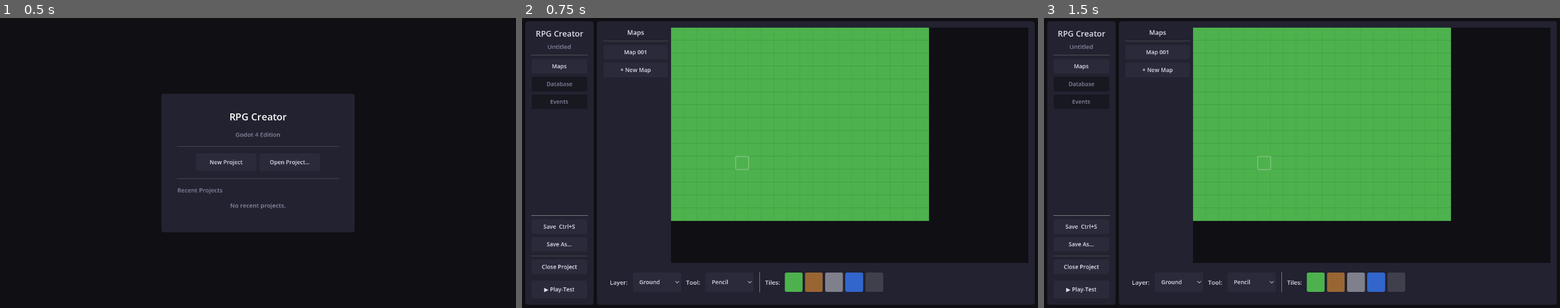
Above: before the commit, frames 1-3 (left to right).
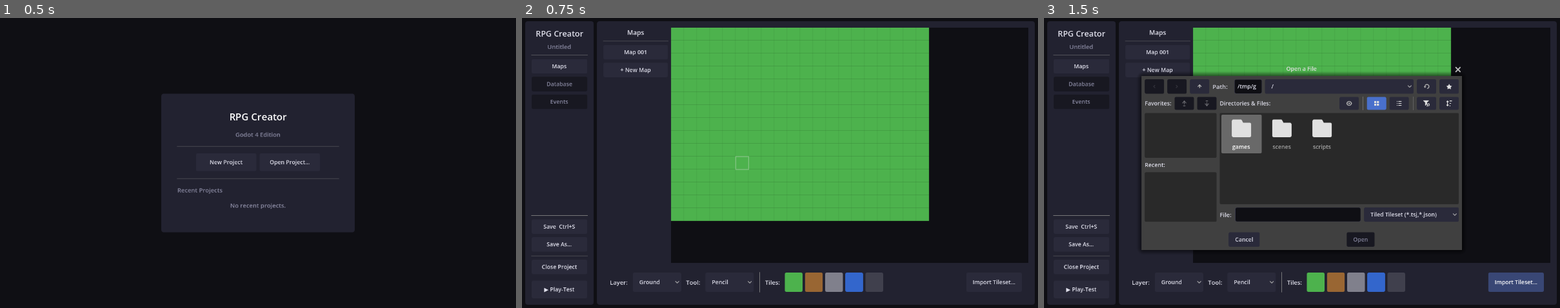
Above: after the commit, the same moments.

Repository: ShemJM/rpg-creator
Game: Godot game, scene res://scenes/StartScreen.tscn
Two runs of this game, one before a commit and one after it. Both use one fixed random seed, a clock stepped at 60 frames per second and the inputs below.
Inputs (mouse positions are in pixels of both pictures, inside the frame that each line leads up to):
- Up to frame 1 (0.5 s): no input
- Up to frame 2 (0.75 s): click "New Project" at 0.5 s
- Up to frame 3 (1.5 s): click (1513, 281) at 1.25 s, where only the run after the commit has a clickable "Import Tileset..."

Frame 1 is identical in both runs. In frame 2, less than 0.1% of the frame differs, in the area x 87-96%, y 90-93%; in frame 3, 35%, in the area x 18-97%, y 16-95%.

Commit message:
Add Tiled tileset import (Phase 2)
Imports a Tiled .tsj/.json tileset file to replace the stub colour tiles.
Tiles render as texture regions in both the editor canvas and the runtime;
colour blocks remain as a fallback when no texture is present.

- TileDef: add source_path and region fields
- ProjectState: texture cache, import_tiled_tileset(), tileset serialised in project JSON
- MapCanvas: _draw_tile() helper uses draw_texture_rect_region when texture available
- RuntimePlayer: _place_tile() uses Sprite2D for textured tiles
- MapEditor: palette rebuilds with AtlasTexture thumbnails; "Import Tileset..." button opens FileDialog

https://claude.ai/code/session_01Vp514XuYE2HsnY2auLynqF

Diff:
--- a/scenes/editor/MapEditor.tscn
+++ b/scenes/editor/MapEditor.tscn
@@ -186,3 +186,7 @@
 layout_mode = 2
 size_flags_horizontal = 3
 theme_override_constants/separation = 6
+
+[node name="ImportTilesetBtn" type="Button" parent="VSplit/Bottom/HBox"]
+layout_mode = 2
+text = "Import Tileset..."
--- a/scripts/autoloads/project_state.gd
+++ b/scripts/autoloads/project_state.gd
@@ -9,9 +9,81 @@
 var tileset: Array[TileDef] = []
 var current_project_path: String = ""
 
+var _texture_cache: Dictionary = {}
+
 
 func _ready() -> void:
 	tileset = TileDef.get_stub_tileset()
+
+
+func get_tile_texture(tile_def: TileDef) -> Texture2D:
+	if tile_def.source_path.is_empty():
+		return null
+	if _texture_cache.has(tile_def.source_path):
+		return _texture_cache[tile_def.source_path]
+	if not FileAccess.file_exists(tile_def.source_path):
+		return null
+	var img := Image.load_from_file(tile_def.source_path)
+	if img == null:
+		return null
+	var tex := ImageTexture.create_from_image(img)
+	_texture_cache[tile_def.source_path] = tex
+	return tex
+
+
+## Import a Tiled tileset JSON (.tsj / .json).
+## Replaces the current tileset with the imported tiles.
+## Returns an error string on failure, empty string on success.
+func import_tiled_tileset(path: String) -> String:
+	var file := FileAccess.open(path, FileAccess.READ)
+	if file == null:
+		return "Could not open file: %s" % path
+	var parsed = JSON.parse_string(file.get_as_text())
+	file.close()
+	if not parsed is Dictionary:
+		return "Invalid JSON in: %s" % path
+	var data: Dictionary = parsed
+	var img_rel: String = data.get("image", "")
+	if img_rel.is_empty():
+		return "Tileset has no 'image' field"
+	# Resolve image path relative to the .tsj file.
+	var base_dir := path.get_base_dir()
+	var img_path := (base_dir + "/" + img_rel).simplify_path()
+	var tw: int = data.get("tilewidth", 32)
+	var th: int = data.get("tileheight", 32)
+	var columns: int = data.get("columns", 1)
+	var tile_count: int = data.get("tilecount", 0)
+	if tw <= 0 or th <= 0 or columns <= 0 or tile_count <= 0:
+		return "Tileset has invalid tile dimensions or count"
+	# Build per-tile property map from the optional 'tiles' array.
+	var tile_props: Dictionary = {}
+	for tile_entry in data.get("tiles", []):
+		var tid: int = tile_entry.get("id", -1)
+		if tid < 0:
+			continue
+		var props: Dictionary = {}
+		for prop in tile_entry.get("properties", []):
+			props[prop.get("name", "")] = prop.get("value")
+		tile_props[tid] = props
+	tileset.clear()
+	_texture_cache.erase(img_path)
+	for i in range(tile_count):
+		var t := TileDef.new()
+		t.id = i
+		var col := i % columns
+		var row := i / columns
+		t.source_path = img_path
+		t.region = Rect2i(col * tw, row * th, tw, th)
+		t.tile_name = "Tile %d" % i
+		t.passable = true
+		if tile_props.has(i):
+			var p: Dictionary = tile_props[i]
+			if p.has("passable"):
+				t.passable = bool(p["passable"])
+			if p.has("name"):
+				t.tile_name = str(p["name"])
+		tileset.append(t)
+	return ""
 
 
 func create_new_project() -> void:
@@ -178,12 +250,39 @@
 	var maps_data: Array = []
 	for map in maps:
 		maps_data.append(_serialize_map(map))
-	return { "version": 1, "maps": maps_data }
+	var tileset_data: Array = []
+	for t in tileset:
+		tileset_data.append({
+			"id": t.id,
+			"tile_name": t.tile_name,
+			"color": [t.color.r, t.color.g, t.color.b, t.color.a],
+			"passable": t.passable,
+			"source_path": t.source_path,
+			"region": [t.region.position.x, t.region.position.y, t.region.size.x, t.region.size.y],
+		})
+	return { "version": 1, "maps": maps_data, "tileset": tileset_data }
 
 
 func deserialize(data: Dictionary) -> void:
 	maps.clear()
 	current_map_index = -1
+	_texture_cache.clear()
+	var raw_tileset: Array = data.get("tileset", [])
+	if raw_tileset.is_empty():
+		tileset = TileDef.get_stub_tileset()
+	else:
+		tileset.clear()
+		for td in raw_tileset:
+			var t := TileDef.new()
+			t.id = td.get("id", 0)
+			t.tile_name = td.get("tile_name", "Tile")
+			var c: Array = td.get("color", [1, 1, 1, 1])
+			t.color = Color(c[0], c[1], c[2], c[3])
+			t.passable = td.get("passable", true)
+			t.source_path = td.get("source_path", "")
+			var r: Array = td.get("region", [0, 0, 0, 0])
+			t.region = Rect2i(r[0], r[1], r[2], r[3])
+			tileset.append(t)
 	for map_data in data.get("maps", []):
 		maps.append(_deserialize_map(map_data))
 	if maps.size() > 0:
--- a/scripts/editor/map_canvas.gd
+++ b/scripts/editor/map_canvas.gd
@@ -34,16 +34,14 @@
 		var tile_id: int = map.ground_layer[coords]
 		var tile_def := ProjectState.get_tile_def(tile_id)
 		if tile_def:
-			var rect := Rect2(Vector2(coords) * CELL_SIZE, Vector2(CELL_SIZE, CELL_SIZE))
-			draw_rect(rect, tile_def.color)
+			_draw_tile(tile_def, Vector2(coords) * CELL_SIZE)
 
 	# Draw surface layer on top.
 	for coords: Vector2i in map.surface_layer:
 		var tile_id: int = map.surface_layer[coords]
 		var tile_def := ProjectState.get_tile_def(tile_id)
 		if tile_def:
-			var rect := Rect2(Vector2(coords) * CELL_SIZE, Vector2(CELL_SIZE, CELL_SIZE))
-			draw_rect(rect, tile_def.color)
+			_draw_tile(tile_def, Vector2(coords) * CELL_SIZE)
 
 	# Draw grid lines.
 	var grid_color := Color(0.0, 0.0, 0.0, 0.15)
@@ -131,3 +129,13 @@
 	if map == null:
 		return false
 	return coords.x >= 0 and coords.x < map.width and coords.y >= 0 and coords.y < map.height
+
+
+func _draw_tile(tile_def: TileDef, world_pos: Vector2) -> void:
+	var dest := Rect2(world_pos, Vector2(CELL_SIZE, CELL_SIZE))
+	var tex := ProjectState.get_tile_texture(tile_def)
+	if tex:
+		var src := Rect2(tile_def.region) if tile_def.region.size != Vector2i.ZERO else Rect2(Vector2.ZERO, Vector2(tex.get_width(), tex.get_height()))
+		draw_texture_rect_region(tex, dest, src)
+	else:
+		draw_rect(dest, tile_def.color)
--- a/scripts/editor/map_editor.gd
+++ b/scripts/editor/map_editor.gd
@@ -12,6 +12,7 @@
 @onready var _layer_option: OptionButton = $VSplit/Bottom/HBox/LayerOption
 @onready var _tool_option: OptionButton = $VSplit/Bottom/HBox/ToolOption
 @onready var _right_panel: PanelContainer = $VSplit/Top/RightPanel
+@onready var _import_btn: Button = $VSplit/Bottom/HBox/ImportTilesetBtn
 
 
 func _ready() -> void:
@@ -19,6 +20,7 @@
 	_build_layer_options()
 	_build_tool_options()
 	_rebuild_map_list()
+	_import_btn.pressed.connect(_on_import_tileset_pressed)
 	SignalBus.map_selected.connect(_on_map_selected)
 	_canvas.tile_paint_requested.connect(_on_tile_paint)
 	_canvas.tile_erase_requested.connect(_on_tile_erase)
@@ -28,28 +30,44 @@
 
 
 func _build_palette() -> void:
+	for child in _palette.get_children():
+		child.queue_free()
 	for tile_def in ProjectState.tileset:
 		var btn := Button.new()
 		btn.custom_minimum_size = Vector2(44, 44)
 		btn.tooltip_text = tile_def.tile_name
-		var style := StyleBoxFlat.new()
-		style.bg_color = tile_def.color
-		style.corner_radius_top_left = int(DesignTokens.RADIUS_SM)
-		style.corner_radius_top_right = int(DesignTokens.RADIUS_SM)
-		style.corner_radius_bottom_left = int(DesignTokens.RADIUS_SM)
-		style.corner_radius_bottom_right = int(DesignTokens.RADIUS_SM)
-		style.content_margin_left = 4
-		style.content_margin_right = 4
-		style.content_margin_top = 4
-		style.content_margin_bottom = 4
-		btn.add_theme_stylebox_override("normal", style)
-		var hover_style := style.duplicate()
-		hover_style.border_color = DesignTokens.COLOR_TEXT_BRIGHT
-		hover_style.border_width_bottom = 2
-		hover_style.border_width_top = 2
-		hover_style.border_width_left = 2
-		hover_style.border_width_right = 2
-		btn.add_theme_stylebox_override("hover", hover_style)
+		var tex := ProjectState.get_tile_texture(tile_def)
+		if tex:
+			var tr := TextureRect.new()
+			tr.texture = tex
+			if tile_def.region.size != Vector2i.ZERO:
+				var atlas := AtlasTexture.new()
+				atlas.atlas = tex
+				atlas.region = Rect2(tile_def.region)
+				tr.texture = atlas
+			tr.stretch_mode = TextureRect.STRETCH_KEEP_ASPECT_CENTERED
+			tr.custom_minimum_size = Vector2(36, 36)
+			tr.set_anchors_and_offsets_preset(Control.PRESET_CENTER)
+			btn.add_child(tr)
+		else:
+			var style := StyleBoxFlat.new()
+			style.bg_color = tile_def.color
+			style.corner_radius_top_left = int(DesignTokens.RADIUS_SM)
+			style.corner_radius_top_right = int(DesignTokens.RADIUS_SM)
+			style.corner_radius_bottom_left = int(DesignTokens.RADIUS_SM)
+			style.corner_radius_bottom_right = int(DesignTokens.RADIUS_SM)
+			style.content_margin_left = 4
+			style.content_margin_right = 4
+			style.content_margin_top = 4
+			style.content_margin_bottom = 4
+			btn.add_theme_stylebox_override("normal", style)
+			var hover_style := style.duplicate()
+			hover_style.border_color = DesignTokens.COLOR_TEXT_BRIGHT
+			hover_style.border_width_bottom = 2
+			hover_style.border_width_top = 2
+			hover_style.border_width_left = 2
+			hover_style.border_width_right = 2
+			btn.add_theme_stylebox_override("hover", hover_style)
 		btn.pressed.connect(_on_palette_select.bind(tile_def.id))
 		_palette.add_child(btn)
 
@@ -170,3 +188,22 @@
 
 func _show_event_panel() -> void:
 	_right_panel.visible = true
+
+
+func _on_import_tileset_pressed() -> void:
+	var dialog := FileDialog.new()
+	dialog.file_mode = FileDialog.FILE_MODE_OPEN_FILE
+	dialog.filters = PackedStringArray(["*.tsj,*.json ; Tiled Tileset"])
+	dialog.access = FileDialog.ACCESS_FILESYSTEM
+	dialog.file_selected.connect(func(path: String) -> void:
+		var err := ProjectState.import_tiled_tileset(path)
+		if not err.is_empty():
+			push_error("Import tileset failed: %s" % err)
+		else:
+			_build_palette()
+			_canvas.queue_redraw()
+		dialog.queue_free()
+	)
+	dialog.canceled.connect(dialog.queue_free)
+	add_child(dialog)
+	dialog.popup_centered_ratio(0.6)
--- a/scripts/resources/tile_def.gd
+++ b/scripts/resources/tile_def.gd
@@ -5,6 +5,10 @@
 @export var tile_name: String = ""
 @export var color: Color = Color.WHITE
 @export var passable: bool = true
+## Absolute path to the source image; empty = colour-only tile.
+@export var source_path: String = ""
+## Pixel region within source_path; zero rect = whole image.
+@export var region: Rect2i = Rect2i(0, 0, 0, 0)
 
 
 static func get_stub_tileset() -> Array[TileDef]:
--- a/scripts/runtime/runtime_player.gd
+++ b/scripts/runtime/runtime_player.gd
@@ -64,12 +64,23 @@
 
 	var world_pos := Vector2(coords) * CELL_SIZE
 
-	# Visual: ColorRect as a child of a Node2D at the position.
-	var tile_visual := ColorRect.new()
-	tile_visual.color = tile_def.color
-	tile_visual.size = Vector2(CELL_SIZE, CELL_SIZE)
-	tile_visual.position = world_pos
-	add_child(tile_visual)
+	var tex := ProjectState.get_tile_texture(tile_def)
+	if tex:
+		var sprite := Sprite2D.new()
+		sprite.texture = tex
+		var src := Rect2(tile_def.region) if tile_def.region.size != Vector2i.ZERO \
+				else Rect2(Vector2.ZERO, Vector2(tex.get_width(), tex.get_height()))
+		sprite.region_enabled = true
+		sprite.region_rect = src
+		sprite.position = world_pos + Vector2(CELL_SIZE / 2.0, CELL_SIZE / 2.0)
+		sprite.scale = Vector2(CELL_SIZE, CELL_SIZE) / src.size
+		add_child(sprite)
+	else:
+		var tile_visual := ColorRect.new()
+		tile_visual.color = tile_def.color
+		tile_visual.size = Vector2(CELL_SIZE, CELL_SIZE)
+		tile_visual.position = world_pos
+		add_child(tile_visual)
 
 	# Collision for impassable tiles.
 	if not tile_def.passable:
